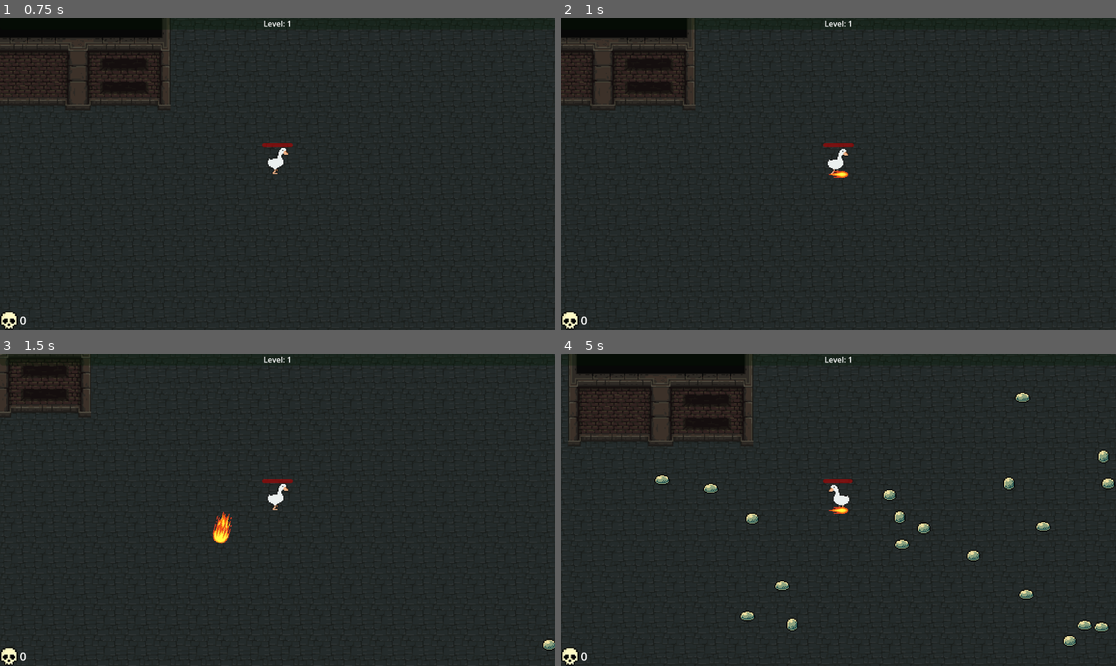
Above: before the commit, frames 1-4 (two rows, left to right).
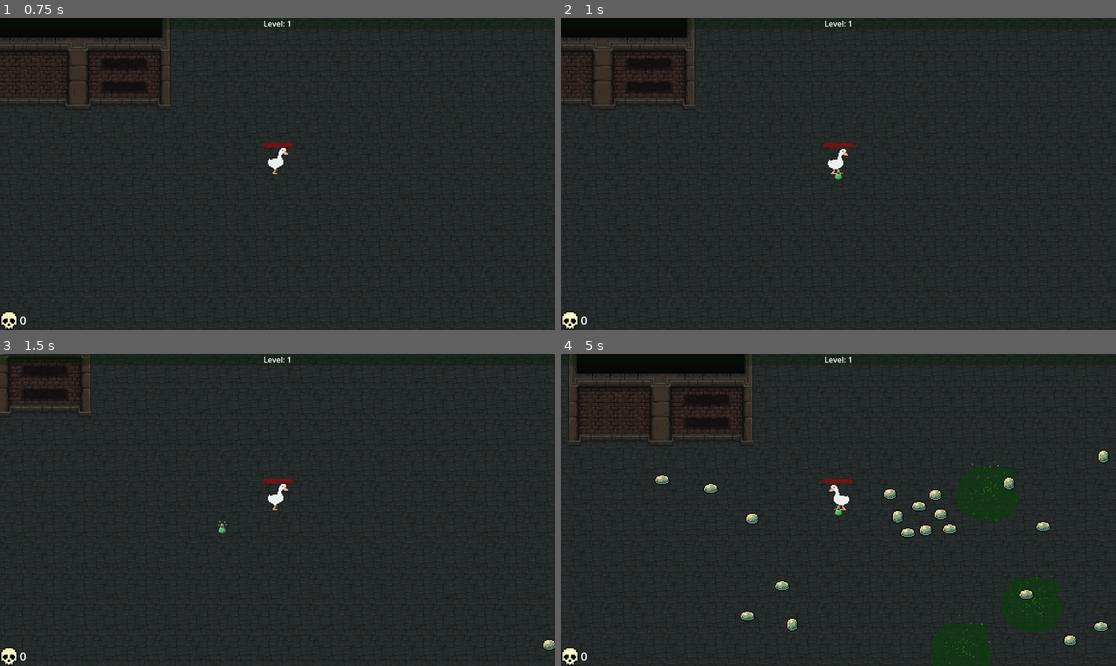
Above: after the commit, the same moments.

Repository: arko-poet/godot-games
Game: Godot game, scene res://sauce/main.tscn
Same seed, same stepped clock (60 frames per second), same inputs: the game is played once before the commit and once after it. Sound files missing from this copy of the repository are replaced by a short silence.
Inputs:
- Up to frame 1 (0.75 s): tap Enter at 0.5 s; hold D (move_right) from 0.53 s (still down)
- Up to frame 2 (1 s): keep holding D (move_right)
- Up to frame 3 (1.5 s): release D (move_right) at 1.28 s; hold S (move_down) from 1.28 s (still down)
- Up to frame 4 (5 s): release S (move_down) at 2.03 s; hold D (move_right) 2.03-2.78 s; hold W (move_up) 2.78-3.53 s; hold A (move_left) from 3.53 s (still down)

Frame 1 is identical in both runs. In frame 2, less than 0.1% of the frame differs, in the area x 48-52%, y 48-52%; in frame 3, 0.2%; in frame 4, 1.4%, in the area x 48-100%, y 12-100%.

Commit message:
feat(survivors): add toxic vials weapon type

Diff:
--- a/survivors/sauce/monsters/monster.tscn
+++ b/survivors/sauce/monsters/monster.tscn
@@ -42,6 +42,7 @@
 radius = 8.0
 
 [node name="Monster" type="CharacterBody2D" unique_id=1484541772 groups=["monsters"]]
+z_index = 1
 collision_layer = 4
 collision_mask = 2
 script = ExtResource("1_f3lrl")
--- a/survivors/sauce/player/player.gd
+++ b/survivors/sauce/player/player.gd
@@ -6,7 +6,7 @@
 signal xp_changed
 signal level_changed
 
-enum WeaponID {BALLS, SWORD, CHAKRAMS, SPEARS, BOUNCERS, FIRE_STAFF}
+enum WeaponID {BALLS, SWORD, CHAKRAMS, SPEARS, BOUNCERS, FIRE_STAFF, TOXIC_VIALS}
 
 const WEAPON_SCENES := {
 	WeaponID.BALLS: preload("res://sauce/weapons/balls/balls.tscn"),
@@ -15,6 +15,7 @@
 	WeaponID.SPEARS: preload("res://sauce/weapons/spears/spears.tscn"),
 	WeaponID.BOUNCERS: preload("res://sauce/weapons/bouncers/bouncers.tscn"),
 	WeaponID.FIRE_STAFF: preload("res://sauce/weapons/fire_staff/fire_staff.tscn"),
+	WeaponID.TOXIC_VIALS: preload("res://sauce/weapons/toxic_weapon/toxic_vials.tscn")
 }
 
 var weapons: Array[Weapon] = []
@@ -37,7 +38,8 @@
 	#add_weapon(WeaponID.CHAKRAMS)
 	#add_weapon(WeaponID.SPEARS)
 	#add_weapon(WeaponID.BOUNCERS)
-	add_weapon(WeaponID.FIRE_STAFF)
+	#add_weapon(WeaponID.FIRE_STAFF)
+	add_weapon(WeaponID.TOXIC_VIALS)
 
 
 func add_weapon(weapon_id: WeaponID) -> void:
--- a/survivors/sauce/weapons/fire_staff/fireball.gd
+++ b/survivors/sauce/weapons/fire_staff/fireball.gd
@@ -3,8 +3,6 @@
 
 const BASE_SPEED := 100
 const ExplosionScene := preload("res://sauce/weapons/fire_staff/explosion.tscn")
-
-var projectile_root : Node2D
 
 
 func _ready() -> void:
--- a/survivors/sauce/weapons/projectile.gd
+++ b/survivors/sauce/weapons/projectile.gd
@@ -4,6 +4,7 @@
 var damage: int
 var target: Node2D
 var direction: Vector2
+var projectile_root: Node2D
 
 
 func _on_ttl_timeout() -> void:
--- /dev/null
+++ b/survivors/sauce/weapons/toxic_weapon/toxic_ground.gd
@@ -0,0 +1,26 @@
+extends Area2D
+
+var damage: int
+
+var monsters: Array[Monster] = []
+
+
+
+
+func _on_body_entered(body: Node2D) -> void:
+	if body.is_in_group("monsters"):
+		monsters.append(body)
+
+
+func _on_body_exited(body: Node2D) -> void:
+	if body.is_in_group("monsters"):
+		monsters.erase(body)
+
+
+func _on_damage_timer_timeout() -> void:
+	for monster in monsters:
+		monster.hit(damage)
+
+
+func _on_ttl_timeout() -> void:
+	queue_free()
--- /dev/null
+++ b/survivors/sauce/weapons/toxic_weapon/toxic_ground.tscn
@@ -0,0 +1,59 @@
+[gd_scene format=3 uid="uid://ctwsyrwi5kmnu"]
+
+[ext_resource type="Script" uid="uid://cuehh12pqu3hp" path="res://sauce/weapons/toxic_weapon/toxic_ground.gd" id="1_ydp32"]
+
+[sub_resource type="CircleShape2D" id="CircleShape2D_aoiqc"]
+radius = 16.0
+
+[sub_resource type="Gradient" id="Gradient_aoiqc"]
+offsets = PackedFloat32Array(0, 0.4852941, 0.99264705)
+colors = PackedColorArray(0.22352941, 1, 0.078431375, 1, 0.6039216, 0.8039216, 0.19607843, 1, 0.043137256, 0.23921569, 0.043137256, 0.48235294)
+
+[sub_resource type="GradientTexture1D" id="GradientTexture1D_ibwd8"]
+gradient = SubResource("Gradient_aoiqc")
+
+[sub_resource type="ParticleProcessMaterial" id="ParticleProcessMaterial_aoiqc"]
+lifetime_randomness = 0.5
+particle_flag_disable_z = true
+emission_shape = 1
+emission_sphere_radius = 16.0
+direction = Vector3(0, -1, 0)
+spread = 0.0
+initial_velocity_max = 32.0
+gravity = Vector3(0, 0, 0)
+damping_min = 10.0
+damping_max = 10.0
+color_ramp = SubResource("GradientTexture1D_ibwd8")
+
+[node name="ToxicGround" type="Area2D" unique_id=480916561]
+scale = Vector2(2, 2)
+collision_layer = 0
+collision_mask = 4
+script = ExtResource("1_ydp32")
+
+[node name="Collision" type="CollisionShape2D" parent="." unique_id=1173916952]
+shape = SubResource("CircleShape2D_aoiqc")
+
+[node name="Particles" type="GPUParticles2D" parent="." unique_id=462115755]
+amount = 100
+amount_ratio = 0.9
+lifetime = 0.5
+randomness = 0.5
+process_material = SubResource("ParticleProcessMaterial_aoiqc")
+
+[node name="Polygon2D" type="Polygon2D" parent="." unique_id=1387662572]
+color = Color(0.043137256, 0.23921569, 0.043137256, 0.627451)
+polygon = PackedVector2Array(-13, -10, -15, -7, -17, -4, -17, 5, -14, 10, -7, 14, 4, 14, 11, 12, 14, 7, 15, 1, 12, -4, 13, -9, 12, -13, 8, -14, 1, -14, -7, -14, -11, -13)
+
+[node name="DamageTimer" type="Timer" parent="." unique_id=1089923905]
+wait_time = 0.5
+autostart = true
+
+[node name="TTL" type="Timer" parent="." unique_id=984916121]
+wait_time = 3.0
+autostart = true
+
+[connection signal="body_entered" from="." to="." method="_on_body_entered"]
+[connection signal="body_exited" from="." to="." method="_on_body_exited"]
+[connection signal="timeout" from="DamageTimer" to="." method="_on_damage_timer_timeout"]
+[connection signal="timeout" from="TTL" to="." method="_on_ttl_timeout"]
--- /dev/null
+++ b/survivors/sauce/weapons/toxic_weapon/toxic_vial.gd
@@ -0,0 +1,22 @@
+extends Projectile
+
+const ToxicGround := preload("res://sauce/weapons/toxic_weapon/toxic_ground.tscn")
+const BASE_SPEED := 100
+
+
+func _ready() -> void:
+	_set_direction()
+
+
+func _physics_process(delta: float) -> void:
+	rotation += delta * TAU * 2
+	position += direction * BASE_SPEED * delta
+
+
+func _monster_collision(_m: Monster) -> void:
+	var toxic_ground := ToxicGround.instantiate()
+	toxic_ground.global_position = global_position
+	toxic_ground.damage = damage
+	projectile_root.call_deferred("add_child", toxic_ground)
+
+	queue_free()
--- /dev/null
+++ b/survivors/sauce/weapons/toxic_weapon/toxic_vial.tscn
@@ -0,0 +1,51 @@
+[gd_scene format=3 uid="uid://m5dk8jdhb4y2"]
+
+[ext_resource type="PackedScene" uid="uid://7qjv0qyipjw8" path="res://sauce/weapons/projectile.tscn" id="1_777o2"]
+[ext_resource type="Script" uid="uid://rak6lp06byth" path="res://sauce/weapons/toxic_weapon/toxic_vial.gd" id="2_1mybq"]
+[ext_resource type="Texture2D" uid="uid://cbspehe5m0hgf" path="res://assets/pixel-art-potion-pack-V1.1/sprites/green/Animations/Medium/green_medium_boil1.png" id="3_p51u4"]
+[ext_resource type="Texture2D" uid="uid://cim57l6ju25sr" path="res://assets/pixel-art-potion-pack-V1.1/sprites/green/Animations/Medium/green_medium_boil2.png" id="4_ru1xl"]
+[ext_resource type="Texture2D" uid="uid://c2p8xj2exyb4s" path="res://assets/pixel-art-potion-pack-V1.1/sprites/green/Animations/Medium/green_medium_boil3.png" id="5_lc7qu"]
+[ext_resource type="Texture2D" uid="uid://cwftyv2541ouq" path="res://assets/pixel-art-potion-pack-V1.1/sprites/green/Animations/Medium/green_medium_boil4.png" id="6_cwgaj"]
+[ext_resource type="Texture2D" uid="uid://d0kicrcqswhm1" path="res://assets/pixel-art-potion-pack-V1.1/sprites/green/Animations/Medium/green_medium_boil5.png" id="7_ciral"]
+[ext_resource type="Texture2D" uid="uid://dqb3wghydjdin" path="res://assets/pixel-art-potion-pack-V1.1/sprites/green/Animations/Medium/green_medium_boil6.png" id="8_qahfn"]
+
+[sub_resource type="CircleShape2D" id="CircleShape2D_xd5vo"]
+radius = 11.0
+
+[sub_resource type="SpriteFrames" id="SpriteFrames_swtwf"]
+animations = [{
+"frames": [{
+"duration": 1.0,
+"texture": ExtResource("3_p51u4")
+}, {
+"duration": 1.0,
+"texture": ExtResource("4_ru1xl")
+}, {
+"duration": 1.0,
+"texture": ExtResource("5_lc7qu")
+}, {
+"duration": 1.0,
+"texture": ExtResource("6_cwgaj")
+}, {
+"duration": 1.0,
+"texture": ExtResource("7_ciral")
+}, {
+"duration": 1.0,
+"texture": ExtResource("8_qahfn")
+}],
+"loop": true,
+"name": &"default",
+"speed": 10.0
+}]
+
+[node name="ToxicVial" unique_id=1721435030 instance=ExtResource("1_777o2")]
+scale = Vector2(0.5, 0.5)
+script = ExtResource("2_1mybq")
+
+[node name="Collision" parent="." index="0" unique_id=137886357]
+shape = SubResource("CircleShape2D_xd5vo")
+
+[node name="Sprite2D" type="AnimatedSprite2D" parent="." index="2" unique_id=1099097678]
+sprite_frames = SubResource("SpriteFrames_swtwf")
+autoplay = "default"
+frame_progress = 0.7558163
--- /dev/null
+++ b/survivors/sauce/weapons/toxic_weapon/toxic_vials.gd
@@ -0,0 +1,12 @@
+extends Weapon
+
+const ToxicVial := preload("res://sauce/weapons/toxic_weapon/toxic_vial.tscn")
+
+func _attack():
+	var toxic_vial := ToxicVial.instantiate()
+	toxic_vial.damage = damage
+	toxic_vial.projectile_root = projectile_root
+	if target:
+		toxic_vial.target = target
+	toxic_vial.global_position = global_position
+	projectile_root.add_child(toxic_vial)
--- /dev/null
+++ b/survivors/sauce/weapons/toxic_weapon/toxic_vials.tscn
@@ -0,0 +1,7 @@
+[gd_scene format=3 uid="uid://bh28wpejt6evp"]
+
+[ext_resource type="PackedScene" uid="uid://mxtxxy6qqk06" path="res://sauce/weapons/weapon.tscn" id="1_mktcx"]
+[ext_resource type="Script" uid="uid://d3hrorf3ty48m" path="res://sauce/weapons/toxic_weapon/toxic_vials.gd" id="2_83j8l"]
+
+[node name="ToxicVials" unique_id=1064152361 instance=ExtResource("1_mktcx")]
+script = ExtResource("2_83j8l")
Not shown, added: survivors/assets/pixel-art-potion-pack-V1.1/LICENSE.txt
Not shown, added: survivors/assets/pixel-art-potion-pack-V1.1/README.txt
Binary file added: survivors/assets/pixel-art-potion-pack-V1.1/preview/CoverImage.png
Not shown, added: survivors/assets/pixel-art-potion-pack-V1.1/preview/CoverImage.png.import
Binary file added: survivors/assets/pixel-art-potion-pack-V1.1/preview/ScreenShot1.png
Not shown, added: survivors/assets/pixel-art-potion-pack-V1.1/preview/ScreenShot1.png.import
Binary file added: survivors/assets/pixel-art-potion-pack-V1.1/preview/ScreenShot2.png
Not shown, added: survivors/assets/pixel-art-potion-pack-V1.1/preview/ScreenShot2.png.import
Binary file added: survivors/assets/pixel-art-potion-pack-V1.1/preview/ScreenShot3.gif
Binary file added: survivors/assets/pixel-art-potion-pack-V1.1/preview/previewBanner.png
Not shown, added: survivors/assets/pixel-art-potion-pack-V1.1/preview/previewBanner.png.import
Binary file added: survivors/assets/pixel-art-potion-pack-V1.1/sprites/blue/Animations/Large/blue_large_boil1.png
(and 313 more such lines)
